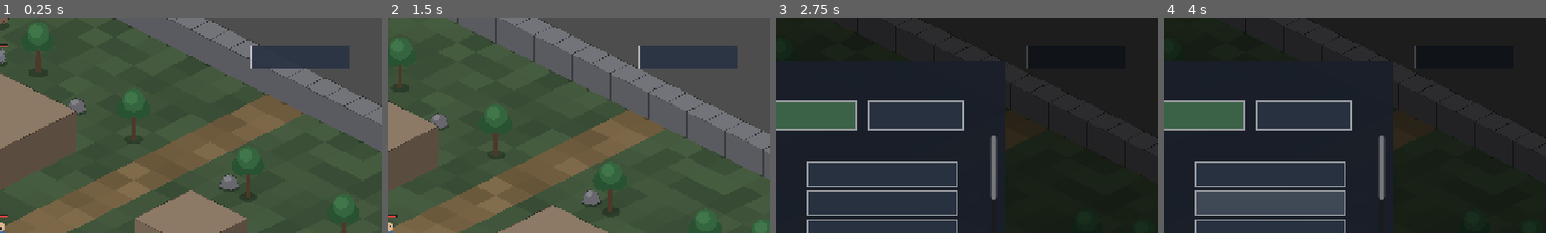
Above: before the commit, frames 1-4 (left to right).
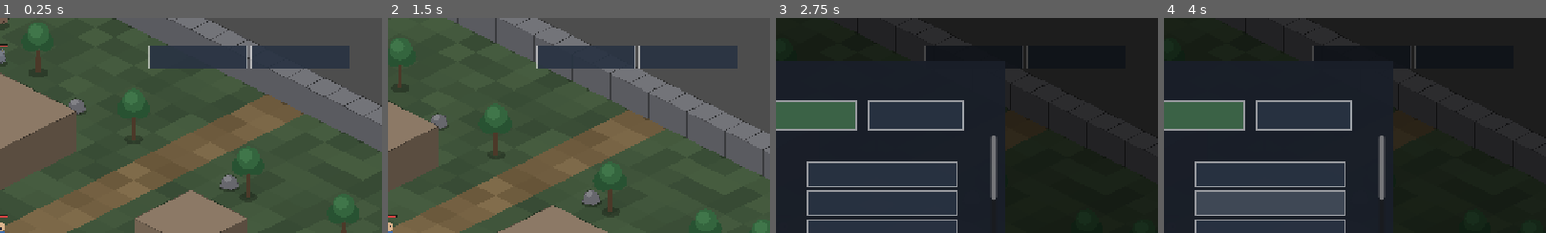
Above: after the commit, the same moments.

Repository: gbcmikeblue/game_qy2
Game: Godot game, scene res://scenes/boot/main.tscn
Same seed, same stepped clock (60 frames per second), same inputs: the game is played once before the commit and once after it.
Inputs (mouse positions are % of the whole screen's width and height, from its top left):
- Up to frame 1 (0.25 s): no input
- Up to frame 2 (1.5 s): tap Enter at 0.5, 1.25 s; drag from (13, 76) to (60, 28) at 0.52 s; drag from (87, 77) to (45, 70) at 1.27 s
- Up to frame 3 (2.75 s): tap Enter at 2 s; move the mouse to (89, 9) at 2.02 s; hold D (move_right) from 2.03 s (still down); hold J (attack) from 2.03 s (still down); tap K at 2.1 s; click (89, 9) at 2.17 s
- Up to frame 4 (4 s): release D (move_right) at 2.75 s; release J (attack) at 2.75 s; tap Enter at 2.75, 3.5 s; drag from (64, 37) to (20, 35) at 2.77 s; drag from (64, 43) to (55, 50) at 3.52 s
The pictures show only the part of the screen within x 50-100%, y 0-50%; the shares and areas given below are measured in that part.

The runs differ from the first frame. In frame 1, 2.4% of the frame differs, in the area x 38-65%, y 12-24%; in frame 2, 2.7%; in frame 3, 0.8%; in frame 4, 0.8%.

Commit message:
阶段C-B1：背包与装备面板（可操作）
新增 inventory_panel：设计尺寸 720x520 + 整体 scale 适配安全区，两个页签（背包列表 / 5 槽装备 + 属性）；行内为占位图标（id 哈希取色 + 首字）+ 名称 + 数量，点击装备或使用；打开时挂起 pause 原因集合。HUD 增加背包入口按钮。

ItemData 增加 heal_amount / mp_amount，三个消耗品补数值；玩家新增 heal()/get_mp()/get_max_mp()；槽位文案 key 用前缀拼接，避免 i18n 验收把模板串当缺失词条。

修复 loot_service 三元表达式的 Variant 类型推断（该警告被当错误，会让依赖链编译失败并继续跑旧字节码）。

stage_c_check 增加 24 组面板交互断言，60 → 76 条；8 套 583 条全绿。

Diff:
--- a/data/i18n/en.json
+++ b/data/i18n/en.json
@@ -92,6 +92,30 @@
 
   "inventory.full": "Inventory full",
 
+  "button.inventory": "BAG",
+  "inv.title": "INVENTORY",
+  "inv.tab.bag": "BAG",
+  "inv.tab.equip": "EQUIP",
+  "inv.close": "CLOSE",
+  "inv.gold": "Gold %d",
+  "inv.capacity": "Slots %d/%d",
+  "inv.empty": "Inventory is empty",
+  "inv.unequip": "REMOVE",
+  "inv.no_effect": "Cannot use",
+  "inv.hp_full": "HP is full",
+  "inv.equipped_hint": "Equipped %s",
+  "inv.unequipped_hint": "Removed %s",
+  "inv.used_hint": "Used %s",
+  "inv.stat.attack": "ATK %d",
+  "inv.stat.defense": "DEF %d",
+  "inv.stat.hp": "HP %d",
+  "inv.stat.mp": "MP %d",
+  "inv.slot.weapon": "WEAPON",
+  "inv.slot.shield": "SHIELD",
+  "inv.slot.armor": "ARMOR",
+  "inv.slot.helmet": "HELMET",
+  "inv.slot.boots": "BOOTS",
+
   "item.con_medkit.name": "Medkit",
   "item.con_medkit.desc": "Restores a little HP.",
   "item.con_mana_draught.name": "Mana Draught",
--- a/data/i18n/zh.json
+++ b/data/i18n/zh.json
@@ -92,6 +92,30 @@
 
   "inventory.full": "背包已满",
 
+  "button.inventory": "背包",
+  "inv.title": "背包",
+  "inv.tab.bag": "背包",
+  "inv.tab.equip": "装备",
+  "inv.close": "关闭",
+  "inv.gold": "金币 %d",
+  "inv.capacity": "容量 %d/%d",
+  "inv.empty": "背包是空的",
+  "inv.unequip": "卸下",
+  "inv.no_effect": "无法使用",
+  "inv.hp_full": "生命已满",
+  "inv.equipped_hint": "已装备 %s",
+  "inv.unequipped_hint": "已卸下 %s",
+  "inv.used_hint": "已使用 %s",
+  "inv.stat.attack": "攻击 %d",
+  "inv.stat.defense": "防御 %d",
+  "inv.stat.hp": "生命 %d",
+  "inv.stat.mp": "魔法 %d",
+  "inv.slot.weapon": "武器",
+  "inv.slot.shield": "盾牌",
+  "inv.slot.armor": "护甲",
+  "inv.slot.helmet": "头盔",
+  "inv.slot.boots": "鞋",
+
   "item.con_medkit.name": "医疗包",
   "item.con_medkit.desc": "恢复少量生命。",
   "item.con_mana_draught.name": "魔力药剂",
--- a/data/items/items/con_mana_draught.tres
+++ b/data/items/items/con_mana_draught.tres
@@ -12,3 +12,4 @@
 max_stack = 99
 value = 25
 use_effect = &"restore_mp"
+mp_amount = 20
--- a/data/items/items/con_medkit.tres
+++ b/data/items/items/con_medkit.tres
@@ -12,3 +12,4 @@
 max_stack = 99
 value = 20
 use_effect = &"heal_hp"
+heal_amount = 30
--- a/data/items/items/con_ration.tres
+++ b/data/items/items/con_ration.tres
@@ -12,3 +12,4 @@
 max_stack = 99
 value = 8
 use_effect = &"heal_hp"
+heal_amount = 10
--- a/scenes/ui/hud.tscn
+++ b/scenes/ui/hud.tscn
@@ -46,6 +46,17 @@
 script = ExtResource("4_menu")
 font_size = 18
 
+[node name="InventoryButton" type="Control" parent="."]
+anchor_left = 1.0
+anchor_right = 1.0
+offset_left = -360.0
+offset_top = 16.0
+offset_right = -196.0
+offset_bottom = 54.0
+mouse_filter = 0
+script = ExtResource("4_menu")
+font_size = 18
+
 [node name="HpBack" type="ColorRect" parent="."]
 anchor_top = 1.0
 anchor_bottom = 1.0
--- /dev/null
+++ b/scenes/ui/inventory_panel.tscn
@@ -0,0 +1,7 @@
+[gd_scene load_steps=2 format=3]
+
+[ext_resource type="Script" path="res://scripts/ui/inventory_panel.gd" id="1_panel"]
+
+[node name="InventoryPanel" type="CanvasLayer"]
+layer = 10
+script = ExtResource("1_panel")
--- a/scripts/actors/player_controller.gd
+++ b/scripts/actors/player_controller.gd
@@ -163,6 +163,20 @@
 func heal_to_full() -> void:
 	if _health != null:
 		_health.reset_full()
+
+
+## 消耗品回血入口：由 UI 调用，扣物品在服务层完成。
+func heal(amount: int) -> void:
+	if _health != null and not _dead:
+		_health.heal(amount)
+
+
+func get_mp() -> int:
+	return 0
+
+
+func get_max_mp() -> int:
+	return max_mp
 
 
 # ---------------- 可见范围 ----------------
--- a/scripts/items/item_data.gd
+++ b/scripts/items/item_data.gd
@@ -27,6 +27,9 @@
 @export var value: int = 0
 ## 消耗品效果键：heal_hp / restore_mp；空表示不可使用。
 @export var use_effect: StringName = &""
+## 使用后恢复的生命 / 魔法（0 表示不恢复该项）。
+@export var heal_amount: int = 0
+@export var mp_amount: int = 0
 
 
 func is_equipment() -> bool:
--- a/scripts/items/loot_service.gd
+++ b/scripts/items/loot_service.gd
@@ -57,5 +57,6 @@
 	drop.setup(item_id, qty)
 	var offset := Vector2(rng.randf_range(-16.0, 16.0), rng.randf_range(-8.0, 8.0))
 	drop.position = world_position + offset
-	var parent := entity_root if entity_root != null else self
+	# 显式标注类型：三元里 Node2D 与 Node 混合会被推断成 Variant，本项目把该警告当错误。
+	var parent: Node = entity_root if entity_root != null else self
 	parent.add_child(drop)
--- a/scripts/ui/hud.gd
+++ b/scripts/ui/hud.gd
@@ -13,6 +13,7 @@
 ## 调试信息不参与界面缩放：它的行数会撑高控件，放大后会压到左下角血条区。
 const NO_UI_SCALE := ["DebugLabel"]
 const SETTINGS_PANEL := preload("res://scenes/ui/settings_panel.tscn")
+const INVENTORY_PANEL := preload("res://scenes/ui/inventory_panel.tscn")
 
 @onready var _debug_label: Label = $DebugLabel
 @onready var _hp_back: ColorRect = $HpBack
@@ -20,6 +21,7 @@
 @onready var _hp_label: Label = $HpLabel
 @onready var _attack_button = $AttackButton
 @onready var _settings_button: UiButton = $SettingsButton
+@onready var _inventory_button: UiButton = $InventoryButton
 @onready var _hint_label: Label = $HintLabel
 
 var _lock_line := ""
@@ -51,6 +53,7 @@
 	_on_layout_changed()
 
 	_settings_button.pressed.connect(_on_settings_pressed)
+	_inventory_button.pressed.connect(_on_inventory_pressed)
 	Locale.language_changed.connect(_on_texts_changed)
 	GameSettings.bindings_changed.connect(_on_texts_changed)
 	_refresh_texts()
@@ -69,6 +72,8 @@
 	_hint_label.add_theme_font_size_override("font_size", DisplayAdapter.text_px("helper"))
 	_settings_button.font_size = DisplayAdapter.text_px("helper")
 	_settings_button.queue_redraw()
+	_inventory_button.font_size = DisplayAdapter.text_px("helper")
+	_inventory_button.queue_redraw()
 
 
 ## HUD 锚定「视口矩形内缩 safe_insets 后的矩形」：元素本身仍用边锚点，
@@ -132,6 +137,7 @@
 
 func _refresh_texts() -> void:
 	_settings_button.set_caption(Locale.t("button.settings"))
+	_inventory_button.set_caption(Locale.t("button.inventory"))
 	_update_action_button()
 	_update_hint()
 
@@ -166,6 +172,15 @@
 	if is_instance_valid(_panel):
 		return
 	_panel = SETTINGS_PANEL.instantiate()
+	add_child(_panel)
+	if _panel.has_signal("closed"):
+		_panel.closed.connect(_on_panel_closed)
+
+
+func _on_inventory_pressed() -> void:
+	if is_instance_valid(_panel):
+		return
+	_panel = INVENTORY_PANEL.instantiate()
 	add_child(_panel)
 	if _panel.has_signal("closed"):
 		_panel.closed.connect(_on_panel_closed)
--- /dev/null
+++ b/scripts/ui/inventory_panel.gd
@@ -0,0 +1,468 @@
+extends CanvasLayer
+
+## 背包 / 装备面板：绕开窗口做自适应（同设置面板：设计尺寸 + 整体 scale）。
+## 分两个页签：背包（列表，点击装备或使用）与装备（5 槽 + 属性）。
+## 商店页签在 B2 接入，先不占位，避免出现「点不动的入口」。
+
+signal closed
+
+const PANEL_DESIGN := Vector2(720.0, 520.0)
+const PANEL_WIDTH_RATIO := 0.92
+const PANEL_HEIGHT_RATIO := 0.92
+const PANEL_MAX_SCALE := 1.2
+const PANEL_MIN_SCALE := 0.6
+const BODY_MIN_DP := 14.0
+
+const FONT_TITLE := 30
+const FONT_SECTION := 22
+const FONT_BODY := 20
+const FONT_HELPER := 17
+
+const CONTENT_RECT := Rect2(20.0, 116.0, 680.0, 314.0)
+const ROW_HEIGHT := 52.0
+const ROW_WIDTH := 660.0
+const ICON_SIZE := 34.0
+## 槽位文案 key 前缀：用拼接而不是模板串，否则 i18n 验收会把 "inv.slot.%s" 当成缺失词条。
+const SLOT_KEY_PREFIX := "inv.slot."
+
+## 占位图标配色：按 id 哈希取色，正式图标接入后整体替换。
+const ICON_PALETTE := [
+	Color(0.42, 0.55, 0.72), Color(0.55, 0.45, 0.70), Color(0.45, 0.62, 0.48),
+	Color(0.72, 0.55, 0.38), Color(0.62, 0.42, 0.45), Color(0.40, 0.58, 0.62),
+]
+
+var _panel: ColorRect
+var _title: Label
+var _bag_tab: UiButton
+var _equip_tab: UiButton
+var _content: Control
+var _bag_page: Control
+var _equip_page: Control
+var _bag_scroll: ScrollContainer
+var _bag_rows: Control
+var _gold_label: Label
+var _capacity_label: Label
+var _hint: Label
+var _close_button: UiButton
+var _stats_label: Label
+
+var _tab := 0
+var _hint_left := 0.0
+## 背包行与物品 id 的对应关系（验收脚本按 id 找行，不依赖顺序）。
+var _row_items: Array[StringName] = []
+
+
+func _ready() -> void:
+	layer = 10
+	process_mode = Node.PROCESS_MODE_ALWAYS
+	_build()
+	_locale_and_signals()
+	_pause_game()
+	_refresh_all()
+
+
+func _exit_tree() -> void:
+	if DisplayAdapter.layout_changed.is_connected(_layout):
+		DisplayAdapter.layout_changed.disconnect(_layout)
+	if EventBus.inventory_changed.is_connected(_on_inventory_changed):
+		EventBus.inventory_changed.disconnect(_on_inventory_changed)
+	if EventBus.equipment_changed.is_connected(_on_equipment_changed):
+		EventBus.equipment_changed.disconnect(_on_equipment_changed)
+	if EventBus.gold_changed.is_connected(_on_gold_changed):
+		EventBus.gold_changed.disconnect(_on_gold_changed)
+	_resume_game()
+
+
+func _locale_and_signals() -> void:
+	Locale.language_changed.connect(_on_language_changed)
+	DisplayAdapter.layout_changed.connect(_layout)
+	EventBus.inventory_changed.connect(_on_inventory_changed)
+	EventBus.equipment_changed.connect(_on_equipment_changed)
+	EventBus.gold_changed.connect(_on_gold_changed)
+
+
+# ---------------- 构建 ----------------
+
+func _build() -> void:
+	var dim := ColorRect.new()
+	dim.color = Color(0.0, 0.0, 0.0, 0.62)
+	dim.set_anchors_preset(Control.PRESET_FULL_RECT)
+	dim.mouse_filter = Control.MOUSE_FILTER_STOP
+	add_child(dim)
+
+	_panel = ColorRect.new()
+	_panel.color = Color(0.10, 0.12, 0.16, 0.98)
+	_panel.size = PANEL_DESIGN
+	_panel.mouse_filter = Control.MOUSE_FILTER_STOP
+	add_child(_panel)
+	_layout()
+
+	_title = _label(Vector2(24.0, 10.0), Vector2(400.0, 42.0), FONT_TITLE, _panel)
+
+	_bag_tab = _button(_panel, Vector2(24.0, 62.0), Vector2(150.0, 40.0))
+	_bag_tab.pressed.connect(_switch_tab.bind(0))
+	_equip_tab = _button(_panel, Vector2(182.0, 62.0), Vector2(150.0, 40.0))
+	_equip_tab.pressed.connect(_switch_tab.bind(1))
+
+	_content = Control.new()
+	_content.position = CONTENT_RECT.position
+	_content.size = CONTENT_RECT.size
+	_content.mouse_filter = Control.MOUSE_FILTER_IGNORE
+	_panel.add_child(_content)
+
+	_build_bag_page()
+	_build_equip_page()
+
+	_gold_label = _label(Vector2(24.0, 440.0), Vector2(190.0, 34.0), FONT_BODY, _panel)
+	_capacity_label = _label(Vector2(220.0, 440.0), Vector2(220.0, 34.0), FONT_BODY, _panel)
+	_hint = _label(Vector2(24.0, 486.0), Vector2(500.0, 26.0), FONT_HELPER, _panel)
+	_close_button = _button(_panel, Vector2(536.0, 440.0), Vector2(160.0, 42.0))
+	_close_button.pressed.connect(_close)
+
+
+func _build_bag_page() -> void:
+	_bag_page = Control.new()
+	_bag_page.size = CONTENT_RECT.size
+	_bag_page.mouse_filter = Control.MOUSE_FILTER_IGNORE
+	_content.add_child(_bag_page)
+
+	_bag_scroll = ScrollContainer.new()
+	_bag_scroll.size = CONTENT_RECT.size
+	_bag_scroll.horizontal_scroll_mode = ScrollContainer.SCROLL_MODE_DISABLED
+	_bag_scroll.vertical_scroll_mode = ScrollContainer.SCROLL_MODE_AUTO
+	_bag_scroll.scroll_deadzone = 8
+	_bag_page.add_child(_bag_scroll)
+
+	_bag_rows = Control.new()
+	_bag_rows.custom_minimum_size = CONTENT_RECT.size
+	_bag_rows.size = CONTENT_RECT.size
+	_bag_rows.mouse_filter = Control.MOUSE_FILTER_IGNORE
+	_bag_scroll.add_child(_bag_rows)
+
+
+func _build_equip_page() -> void:
+	_equip_page = Control.new()
+	_equip_page.size = CONTENT_RECT.size
+	_equip_page.mouse_filter = Control.MOUSE_FILTER_IGNORE
+	_equip_page.visible = false
+	_content.add_child(_equip_page)
+
+
+# ---------------- 布局与文案 ----------------
+
+func _layout() -> void:
+	if not is_instance_valid(_panel):
+		return
+	var viewport := get_viewport().get_visible_rect().size
+	var insets := DisplayAdapter.safe_insets
+	var usable := Vector2(
+		maxf(1.0, viewport.x - insets.x - insets.z),
+		maxf(1.0, viewport.y - insets.y - insets.w))
+	var by_space := minf(
+		usable.x * PANEL_WIDTH_RATIO / PANEL_DESIGN.x,
+		usable.y * PANEL_HEIGHT_RATIO / PANEL_DESIGN.y)
+	var readable := DisplayAdapter.dp(BODY_MIN_DP) / float(FONT_BODY)
+	var upper := minf(maxf(PANEL_MAX_SCALE, readable * 1.1), 1.6)
+	var scale_factor := clampf(minf(by_space, upper), PANEL_MIN_SCALE, upper)
+	_panel.size = PANEL_DESIGN
+	_panel.scale = Vector2(scale_factor, scale_factor)
+	var scaled := _panel.size * scale_factor
+	_panel.position = (Vector2(insets.x, insets.y) + (usable - scaled) * 0.5).round()
+
+
+func _refresh_texts() -> void:
+	_title.text = Locale.t("inv.title")
+	_bag_tab.set_caption(Locale.t("inv.tab.bag"))
+	_equip_tab.set_caption(Locale.t("inv.tab.equip"))
+	_close_button.set_caption(Locale.t("inv.close"))
+	_bag_tab.set_highlight(_tab == 0)
+	_equip_tab.set_highlight(_tab == 1)
+
+
+func _refresh_all() -> void:
+	_refresh_texts()
+	_rebuild_bag()
+	_rebuild_equip()
+	_refresh_footer()
+
+
+func _refresh_footer() -> void:
+	_gold_label.text = Locale.t("inv.gold", [InventoryService.gold])
+	_capacity_label.text = Locale.t("inv.capacity",
+			[InventoryService.items.size(), InventoryService.capacity])
+
+
+# ---------------- 背包页签 ----------------
+
+func _rebuild_bag() -> void:
+	_row_items.clear()
+	# 先摘再 free：queue_free 是延迟的，若只调它，刚重建的那一帧里 get_child_count 会多算旧行。
+	for child: Node in _bag_rows.get_children():
+		_bag_rows.remove_child(child)
+		child.queue_free()
+
+	if InventoryService.items.is_empty():
+		var empty := _label(Vector2(8.0, 12.0), Vector2(600.0, 32.0), FONT_BODY, _bag_rows)
+		empty.text = Locale.t("inv.empty")
+		_bag_rows.custom_minimum_size = CONTENT_RECT.size
+		return
+
+	var index := 0
+	for entry: Dictionary in InventoryService.items:
+		var item_id: StringName = entry["id"]
+		var qty := int(entry["qty"])
+		var def := ItemRegistry.get_item(item_id)
+		if def == null:
+			continue
+		_row_items.append(def.id)
+		_make_row(index, def, qty)
+		index += 1
+
+	var height := maxf(CONTENT_RECT.size.y, float(index) * ROW_HEIGHT)
+	_bag_rows.custom_minimum_size = Vector2(CONTENT_RECT.size.x, height)
+	_bag_rows.size = _bag_rows.custom_minimum_size
+
+
+func _make_row(index: int, def: ItemData, qty: int) -> void:
+	var y := float(index) * ROW_HEIGHT
+	var row := _button(_bag_rows, Vector2(0.0, y), Vector2(ROW_WIDTH, ROW_HEIGHT - 8.0))
+	row.set_caption("")
+	row.pressed.connect(_on_item_pressed.bind(def.id))
+
+	var icon := ColorRect.new()
+	icon.color = _icon_color(def.id)
+	icon.position = Vector2(10.0, (ROW_HEIGHT - 8.0 - ICON_SIZE) * 0.5)
+	icon.size = Vector2(ICON_SIZE, ICON_SIZE)
+	icon.mouse_filter = Control.MOUSE_FILTER_IGNORE
+	row.add_child(icon)
+
+	var initial := _label(Vector2(10.0, icon.position.y), Vector2(ICON_SIZE, ICON_SIZE), FONT_HELPER, row)
+	initial.text = Locale.t(def.name_key).substr(0, 1)
+	initial.horizontal_alignment = HORIZONTAL_ALIGNMENT_CENTER
+	initial.vertical_alignment = VERTICAL_ALIGNMENT_CENTER
+
+	var name_label := _label(Vector2(56.0, 6.0), Vector2(420.0, 32.0), FONT_BODY, row)
+	name_label.text = Locale.t(def.name_key)
+
+	var qty_label := _label(Vector2(480.0, 6.0), Vector2(170.0, 32.0), FONT_BODY, row)
+	qty_label.text = "×%d" % qty
+	qty_label.horizontal_alignment = HORIZONTAL_ALIGNMENT_RIGHT
+
+
+func _on_item_pressed(item_id: StringName) -> void:
+	var def := ItemRegistry.get_item(item_id)
+	if def == null:
+		return
+	if def.is_equipment():
+		if InventoryService.equip(item_id):
+			_show_hint(Locale.t("inv.equipped_hint", [Locale.t(def.name_key)]))
+		else:
+			_show_hint(Locale.t("inventory.full"))
+		return
+	if def.category == ItemData.Category.CONSUMABLE:
+		_use_consumable(def)
+		return
+	_show_hint(Locale.t("inv.no_effect"))
+
+
+func _use_consumable(def: ItemData) -> void:
+	var hero := GameManager.get_player()
+	if hero == null or not is_instance_valid(hero):
+		return
+	if def.use_effect == &"heal_hp" and hero.has_method("heal"):
+		if hero.get_hp() >= hero.get_max_hp():
+			_show_hint(Locale.t("inv.hp_full"))
+			return
+		if def.heal_amount <= 0 or not InventoryService.remove_item(def.id, 1):
+			_show_hint(Locale.t("inv.no_effect"))
+			return
+		hero.heal(def.heal_amount)
+		_show_hint(Locale.t("inv.used_hint", [Locale.t(def.name_key)]))
+		return
+	# 魔法尚未消耗（技能未实装），先明确提示而不是静默失败。
+	_show_hint(Locale.t("inv.no_effect"))
+
+
+# ---------------- 装备页签 ----------------
+
+func _rebuild_equip() -> void:
+	for child: Node in _equip_page.get_children():
+		_equip_page.remove_child(child)
+		child.queue_free()
+
+	var index := 0
+	for slot: String in ItemRegistry.slots:
+		var y := float(index) * ROW_HEIGHT
+		var slot_label := _label(Vector2(8.0, y + 10.0), Vector2(160.0, 34.0), FONT_BODY, _equip_page)
+		slot_label.text = Locale.t(_slot_key(slot))
+
+		var item_id := InventoryService.equipped_in(slot)
+		var value_label := _label(Vector2(180.0, y + 10.0), Vector2(300.0, 34.0), FONT_BODY, _equip_page)
+		if item_id == &"":
+			value_label.text = "—"
+		else:
+			var def := ItemRegistry.get_item(item_id)
+			value_label.text = Locale.t(def.name_key) if def != null else String(item_id)
+
+		if item_id != &"":
+			var button := _button(_equip_page, Vector2(500.0, y + 4.0), Vector2(150.0, 42.0))
+			button.set_caption(Locale.t("inv.unequip"))
+			button.pressed.connect(_on_unequip_pressed.bind(slot))
+		index += 1
+
+	_stats_label = _label(Vector2(8.0, float(index) * ROW_HEIGHT + 12.0),
+			Vector2(620.0, 92.0), FONT_HELPER, _equip_page)
+	_stats_label.text = _stats_text()
+
+
+func _stats_text() -> String:
+	var s := InventoryService.stats()
+	return "%s   %s   %s   %s" % [
+		Locale.t("inv.stat.attack", [int(round(float(s["attack"])))]),
+		Locale.t("inv.stat.defense", [int(round(float(s["defense"])))]),
+		Locale.t("inv.stat.hp", [int(round(float(s["max_hp"])))]),
+		Locale.t("inv.stat.mp", [int(round(float(s["max_mp"])))]),
+	]
+
+
+func _on_unequip_pressed(slot: String) -> void:
+	if InventoryService.unequip(slot):
+		_show_hint(Locale.t("inv.unequipped_hint", [Locale.t(_slot_key(slot))]))
+	else:
+		_show_hint(Locale.t("inventory.full"))
+
+
+# ---------------- 交互与生命周期 ----------------
+
+func _switch_tab(index: int) -> void:
+	_tab = index
+	_bag_page.visible = index == 0
+	_equip_page.visible = index == 1
+	_refresh_texts()
+
+
+func _show_hint(text: String) -> void:
+	_hint.text = text
+	_hint_left = 2.5
+
+
+func _process(delta: float) -> void:
+	if _hint_left <= 0.0:
+		return
+	_hint_left -= delta
+	if _hint_left <= 0.0:
+		_hint.text = ""
+
+
+func _on_language_changed(_code: String) -> void:
+	_refresh_all()
+
+
+func _on_inventory_changed() -> void:
+	_rebuild_bag()
+	_refresh_footer()
+	if _stats_label != null:
+		_stats_label.text = _stats_text()
+
+
+func _on_equipment_changed(_slot: String, _item_id: String) -> void:
+	_rebuild_equip()
+
+
+func _on_gold_changed(_gold: int) -> void:
+	_refresh_footer()
+
+
+func _pause_game() -> void:
+	GameManager.hold_pause(GameManager.PAUSE_SETTINGS)
+
+
+func _resume_game() -> void:
+	GameManager.release_pause(GameManager.PAUSE_SETTINGS)
+
+
+func _close() -> void:
+	_resume_game()
+	closed.emit()
+	queue_free()
+
+
+# ---------------- 控件工厂 ----------------
+
+func _icon_color(item_id: StringName) -> Color:
+	var hash_value := 0
+	for index in String(item_id).length():
+		hash_value = (hash_value * 31 + String(item_id).unicode_at(index)) % 100000
+	return ICON_PALETTE[absi(hash_value) % ICON_PALETTE.size()]
+
+
+func _slot_key(slot: String) -> String:
+	return SLOT_KEY_PREFIX + slot
+
+
+func _label(position: Vector2, size: Vector2, font_size: int, parent: Control = null) -> Label:
+	var label := Label.new()
+	label.position = position
+	label.size = size
+	label.add_theme_font_override("font", Locale.font)
+	label.add_theme_font_size_override("font_size", font_size)
+	label.add_theme_color_override("font_color", Color(1.0, 1.0, 1.0, 0.92))
+	label.mouse_filter = Control.MOUSE_FILTER_IGNORE
+	var host := parent if parent != null else _panel
+	host.add_child(label)
+	return label
+
+
+func _button(parent: Control, position: Vector2, size: Vector2) -> UiButton:
+	var button := UiButton.new()
+	button.position = position
+	button.size = size
+	button.font_size = FONT_BODY
+	parent.add_child(button)
+	return button
+
+# ---------------- 验收接口（不依赖内部节点路径） ----------------
+
+func bag_row_count() -> int:
+	var total := 0
+	for child: Node in _bag_rows.get_children():
+		if child is UiButton:
+			total += 1
+	return total
+
+
+func bag_row_item_id(index: int) -> StringName:
+	if index < 0 or index >= _row_items.size():
+		return &""
+	return _row_items[index]
+
+
+func press_bag_row(index: int) -> bool:
+	var rows: Array[UiButton] = []
+	for child: Node in _bag_rows.get_children():
+		if child is UiButton:
+			rows.append(child as UiButton)
+	if index < 0 or index >= rows.size():
+		return false
+	rows[index].pressed.emit()
+	return true
+
+
+func switch_tab_to(index: int) -> void:
+	_switch_tab(index)
+
+
+func current_tab() -> int:
+	return _tab
+
+
+func press_unequip(slot: String) -> void:
+	_on_unequip_pressed(slot)
+
+
+func hint_text() -> String:
+	return _hint.text
+
+
+func close_panel() -> void:
+	_close()
--- a/tests/stage_c_check.gd
+++ b/tests/stage_c_check.gd
@@ -9,6 +9,7 @@
 const LOOT_DIR := "res://data/items/loot"
 const LOOT_SERVICE := preload("res://scripts/items/loot_service.gd")
 const PLAYER_SCENE := preload("res://scenes/actors/player/player.tscn")
+const INVENTORY_PANEL := preload("res://scenes/ui/inventory_panel.tscn")
 
 var _failures: Array[String] = []
 
@@ -45,6 +46,7 @@
 	_test_loot_guaranteed()
 	await _test_kill_to_inventory()
 	await _test_equipment_affects_player()
+	await _test_inventory_panel()
 	InventoryService.reset()
 	_report()
 
@@ -370,6 +372,60 @@
 	InventoryService.reset()
 
 
+# ---------------- 24. UI：背包/装备面板可操作 ----------------
+
+func _test_inventory_panel() -> void:
+	InventoryService.reset()
+	InventoryService.add_item(&"wep_rusty_sword", 1)
+	InventoryService.add_item(&"con_medkit", 2)
+
+	var panel = INVENTORY_PANEL.instantiate()
+	add_child(panel)
+	await get_tree().process_frame
+
+	_check(panel.current_tab() == 0, "面板默认停在背包页签")
+	_check(panel.bag_row_count() == 2, "背包行数 = 物品种类数（%d）" % panel.bag_row_count())
+
+	# 点击第 1 行（武器）→ 装备，行数减一
+	_check(panel.press_bag_row(0), "点击背包行返回成功")
+	_check(InventoryService.equipped_in("weapon") == &"wep_rusty_sword", "点击武器行后已装备")
+	_check(panel.bag_row_count() == 1, "装备后背包少一行（%d）" % panel.bag_row_count())
+
+	# 切到装备页并卸下
+	panel.switch_tab_to(1)
+	_check(panel.current_tab() == 1, "可以切到装备页签")
+	panel.press_unequip("weapon")
+	_check(InventoryService.equipped_in("weapon") == &"", "装备页卸下成功")
+	_check(panel.bag_row_count() == 2, "卸下后物品回到背包（%d 行）" % panel.bag_row_count())
+
+	# 使用消耗品：先扣血才能验证回血
+	var hero = PLAYER_SCENE.instantiate()
+	add_child(hero)
+	# 面板通过 GameManager.get_player() 找玩家，这里显式登记。
+	GameManager.player = hero
+	await get_tree().process_frame
+	hero.take_damage(50)
+	var hp_before: int = hero.get_hp()
+	panel.switch_tab_to(0)
+	# 按 id 找行，不假设列表顺序（装备/卸下会改变顺序）。
+	var medkit_index := -1
+	for i in panel.bag_row_count():
+		if panel.bag_row_item_id(i) == &"con_medkit":
+			medkit_index = i
+			break
+	_check(medkit_index >= 0, "能在列表里定位到医疗包")
+	panel.press_bag_row(medkit_index)
+	_check(InventoryService.count_of(&"con_medkit") == 1, "使用医疗包后数量减 1")
+	_check(hero.get_hp() > hp_before, "使用医疗包后回血（%d → %d）" % [hp_before, hero.get_hp()])
+
+	GameManager.player = null
+	remove_child(hero)
+	hero.queue_free()
+	panel.close_panel()
+	await get_tree().process_frame
+	InventoryService.reset()
+
+
 func _make_entry(item_id: StringName, chance: float, low: int, high: int) -> LootEntry:
 	var entry := LootEntry.new()
 	entry.item = ItemRegistry.get_item(item_id)
Not shown, added: scripts/ui/inventory_panel.gd.uid
